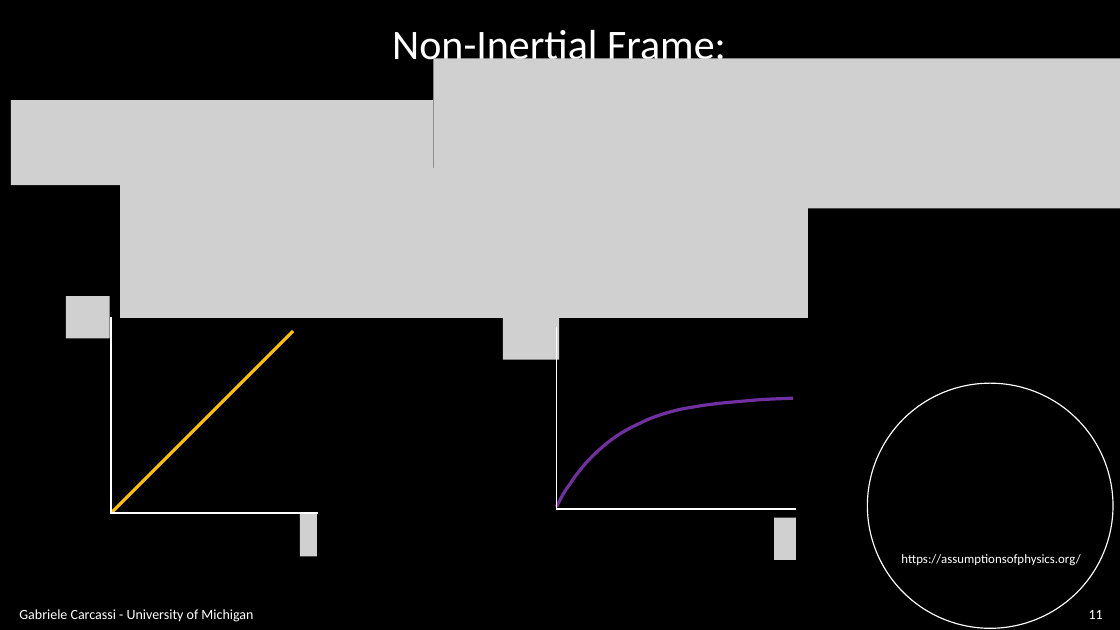
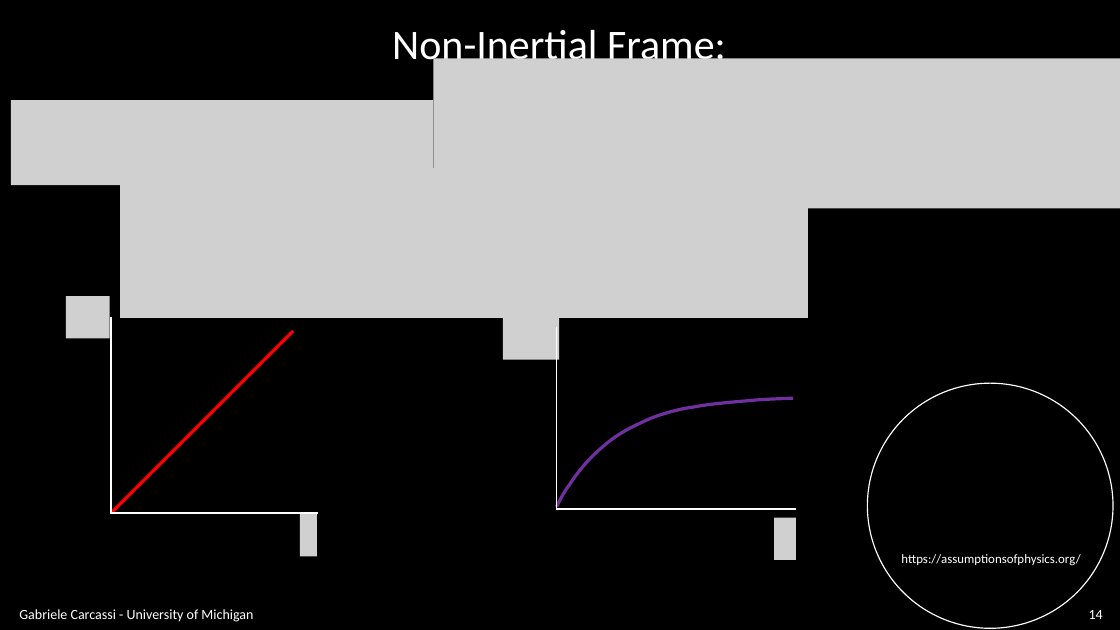
Before and after one commit to assumptionsofphysics/slides, a slide deck: slide 14 of BookCompanions-v2/RP-Class-2.pptx (slide 11 before the commit). Drawn at 1120x630 pixels with LibreOffice and Linux fonts; fonts in the diff are those of the drawing; grey boxes stand for pictures; background and template pictures are left out. Boxes give left, top, right and bottom in pixels: in the first picture for what was removed or moved away, otherwise in the second. Text is boxed around its words. In the diff, an @@ line names an element or a change of style, - is before the commit and + after.

```diff
--- a/BookCompanions-v2/RP-Class-2.pptx
+++ b/BookCompanions-v2/RP-Class-2.pptx
@@ line (111, 513) - (293, 331): stroke #FFC000 2.75 pt to #FF0000 2.75 pt @@
@@ page number at box(1089, 610, 1103, 619): text changed @@
-11
+14
```
Also in this commit, not shown: 11 other slides changed, 3 slides added, 1 other file.
